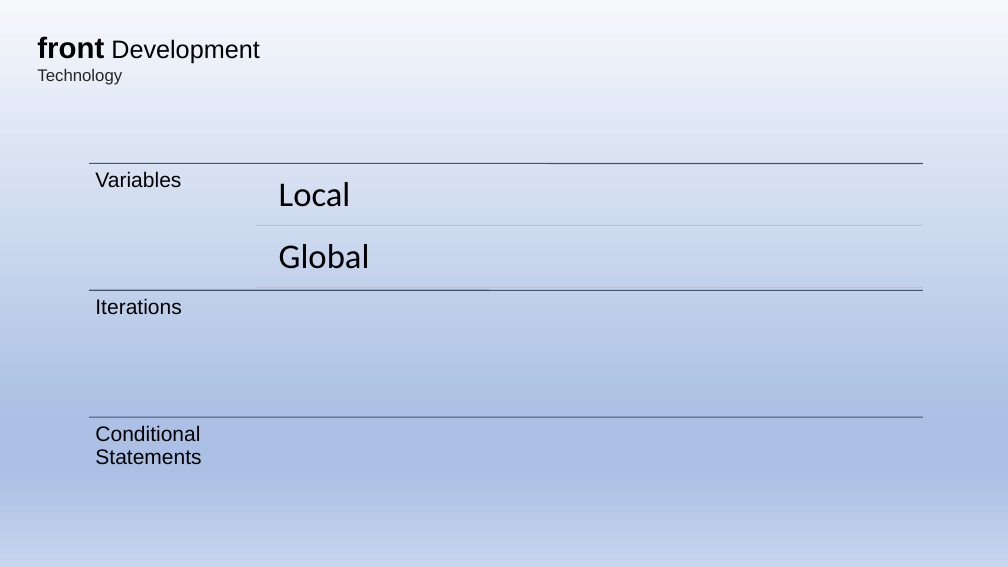
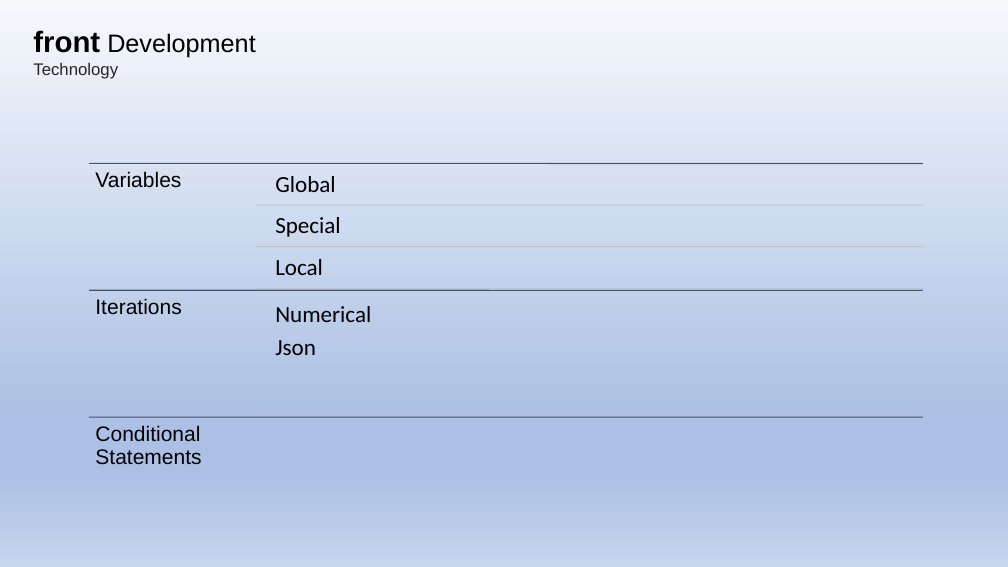
Before and after one commit to aleptra/front, a slide deck: slide 7 of _front.pptx. Drawn at 1008x567 pixels with LibreOffice and Linux fonts; fonts in the diff are those of the drawing. Boxes give left, top, right and bottom in pixels: in the first picture for what was removed or moved away, otherwise in the second. Text is boxed around its words. In the diff, an @@ line names an element or a change of style, - is before the commit and + after.

```diff
--- a/_front.pptx
+++ b/_front.pptx
@@ text "front Development" moved from (x1=37, y1=36, x2=259, y2=85) to (x1=33, y1=30, x2=255, y2=79) @@
@@ text "Global" at (x1=275, y1=176, x2=335, y2=192): size 33 to 22 pt; less space between paragraphs @@
@@ text "Global" moved from (x1=279, y1=244, x2=370, y2=269) to (x1=275, y1=176, x2=335, y2=192) @@
@@ line moved from (256, 225) - (923, 225) to (256, 205) - (923, 205) @@
@@ text "Local" moved from (x1=279, y1=182, x2=351, y2=207) to (x1=275, y1=259, x2=323, y2=275) @@
@@ text "Local" at (x1=275, y1=259, x2=323, y2=275): size 33 to 22 pt; less space between paragraphs @@
@@ group added at (x1=256, y1=217, x2=923, y2=411): 2 texts, 2 lines @@
+Special
+Numerical
+Json
```
Also in this commit, not shown: 15 other slides changed, 8 slides removed.
